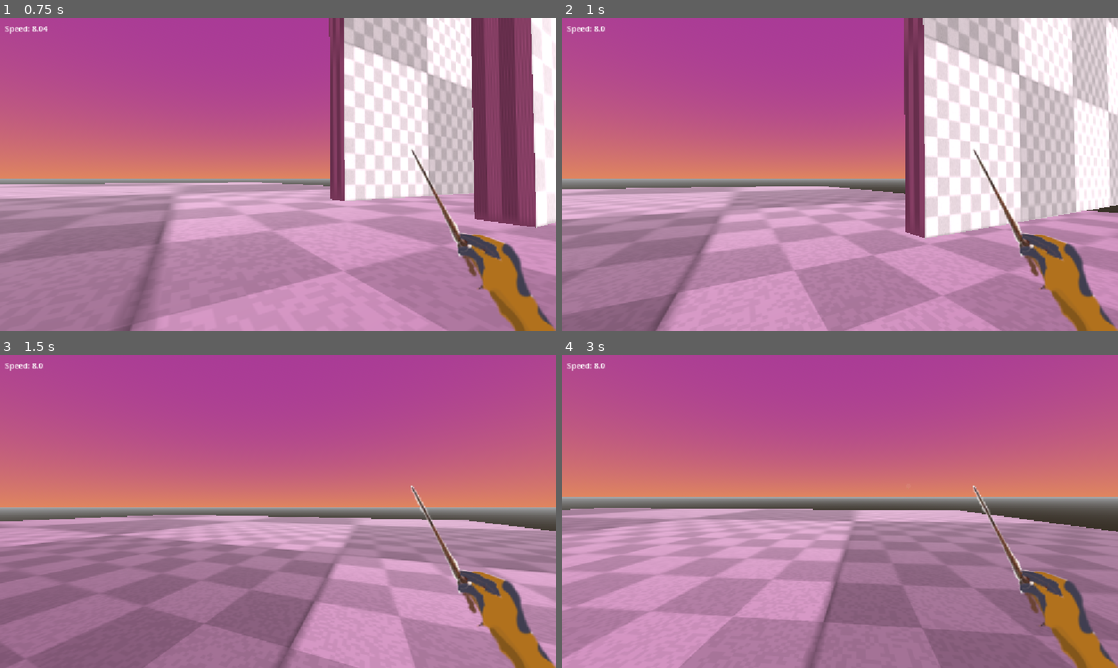
Above: before the commit, frames 1-4 (two rows, left to right).
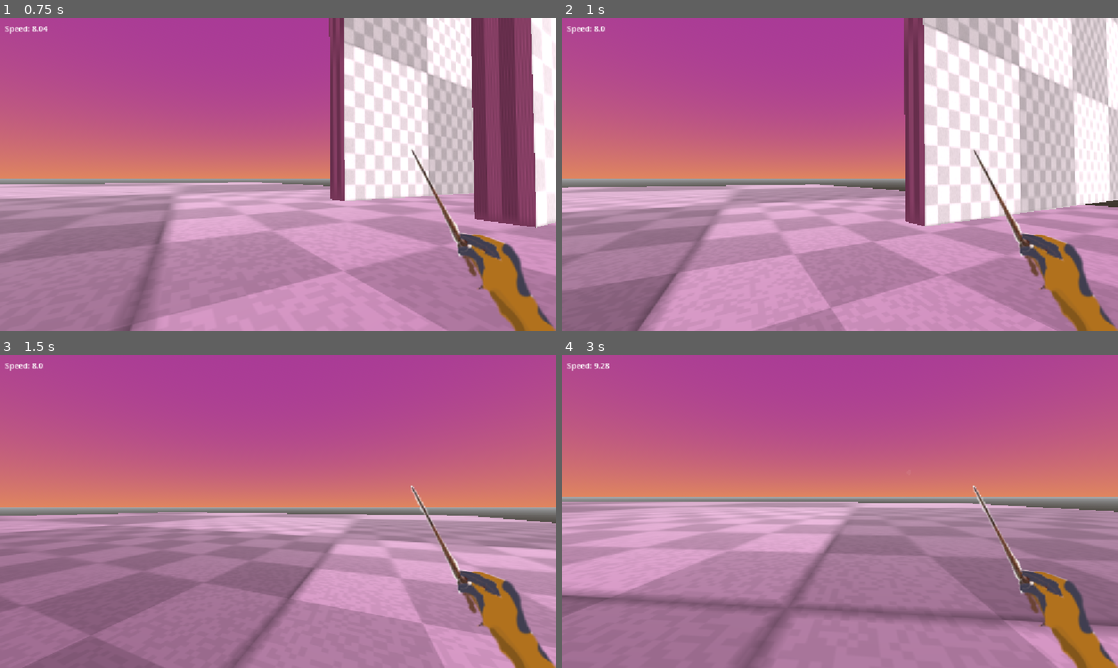
Above: after the commit, the same moments.

Repository: Emerald6468/SeniorGame
Game: Godot game, scene res://Scenes/Testing/ZanderTests/BasicMovementTest.tscn
The game is run twice, just before and just after one commit, with the same random seed, the same clock (stepped at 60 frames per second) and the same inputs.
Inputs (mouse positions are in pixels of both pictures, inside the frame that each line leads up to):
- Up to frame 1 (0.75 s): tap Enter at 0.5 s; move the mouse to (305, 174) at 0.52 s; hold W (Forward) from 0.53 s (still down); hold Shift (Slide) from 0.53 s (still down)
- Up to frame 2 (1 s): keep holding W (Forward); keep holding Shift (Slide); tap Space (Jump) at 0.77, 0.8 s
- Up to frame 3 (1.5 s): keep holding W (Forward); tap Space (Jump) at 1.07, 1.35 s; move the mouse to (250, 511) at 1.27 s; release Shift (Slide) at 1.28 s
- Up to frame 4 (3 s): keep holding W (Forward); tap Space (Jump) at 1.52, 1.82, 2.3 s; tap Shift (Slide) at 1.55, 2.85 s; move the mouse to (851, 505) at 2.02 s; right-click (851, 505) at 2.1 s; move the mouse to (834, 517) at 2.77 s

Frame 1 is identical in both runs. In frame 2, 24% of the frame differs, in the area x 0-100%, y 0-100%; in frame 3, 20%; in frame 4, 25%, in the area x 0-100%, y 2-100%.

Commit message:
increase fall with shift

Diff:
--- a/senior-project/Scenes/Prefabs/basic_spell.tscn
+++ b/senior-project/Scenes/Prefabs/basic_spell.tscn
@@ -40,10 +40,10 @@
 tracks/0/interp = 1
 tracks/0/loop_wrap = true
 tracks/0/keys = {
-"times": PackedFloat32Array(0, 0.06666667, 0.46666667),
+"times": PackedFloat32Array(0, 0.06666667, 0.5),
 "transitions": PackedFloat32Array(1, 1, 1),
 "update": 0,
-"values": [Vector3(1, 1, 1), Vector3(0.8, 0.8, 0.8), Vector3(3, 3, 3)]
+"values": [Vector3(1, 1, 1), Vector3(0.8, 0.8, 0.8), Vector3(6, 6, 6)]
 }
 
 [sub_resource type="AnimationLibrary" id="AnimationLibrary_nqgcp"]
--- a/senior-project/Scripts/player.gd
+++ b/senior-project/Scripts/player.gd
@@ -109,7 +109,10 @@
 #region Gravity and Jumping
 	# Add the gravity.
 	if not is_on_floor():
-		velocity += get_gravity() * delta
+		#increase fall with shift
+		var mod = 1.0
+		if Input.is_action_pressed("Slide"): mod += 2.0
+		velocity += get_gravity() * delta * mod
 
 	# Handle jump.
 	if is_on_floor():
